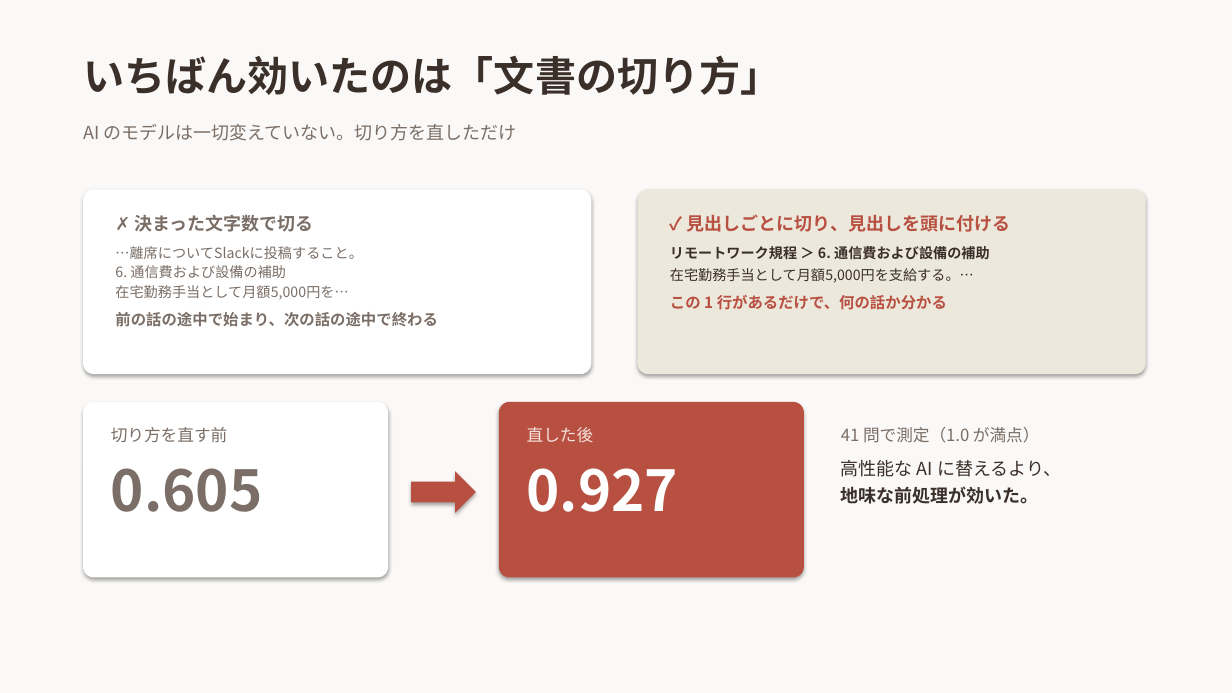
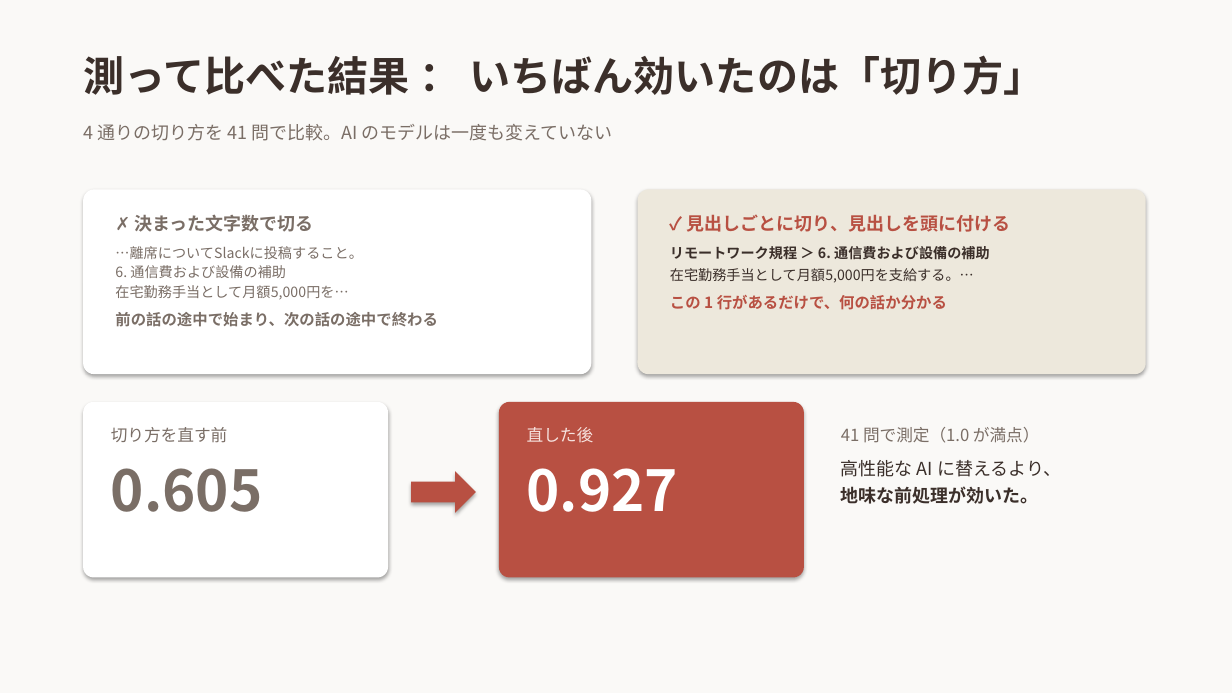
Before and after one commit to 20061111adg-debug/rag-workshop, a slide deck: slide 4 of docs/RAGとは.pptx. Drawn at 1232x693 pixels with LibreOffice and Linux fonts; fonts in the diff are those of the drawing. Boxes give left, top, right and bottom in pixels: in the first picture for what was removed or moved away, otherwise in the second. Text is boxed around its words. In the diff, an @@ line names an element or a change of style, - is before the commit and + after.

```diff
--- a/docs/RAGとは.pptx
+++ b/docs/RAGとは.pptx
@@ text at (83, 55, 1044, 95): text changed @@
-いちばん効いたのは「文書の切り方」
+測って比べた結果 ： いちばん効いたのは「切り方」
@@ text at (83, 124, 613, 141): text changed @@
-AI のモデルは一切変えていない。切り方を直しただけ
+4 通りの切り方を 41 問で比較。AI のモデルは一度も変えていない
```
Also in this commit, not shown: 1 other slide changed.
